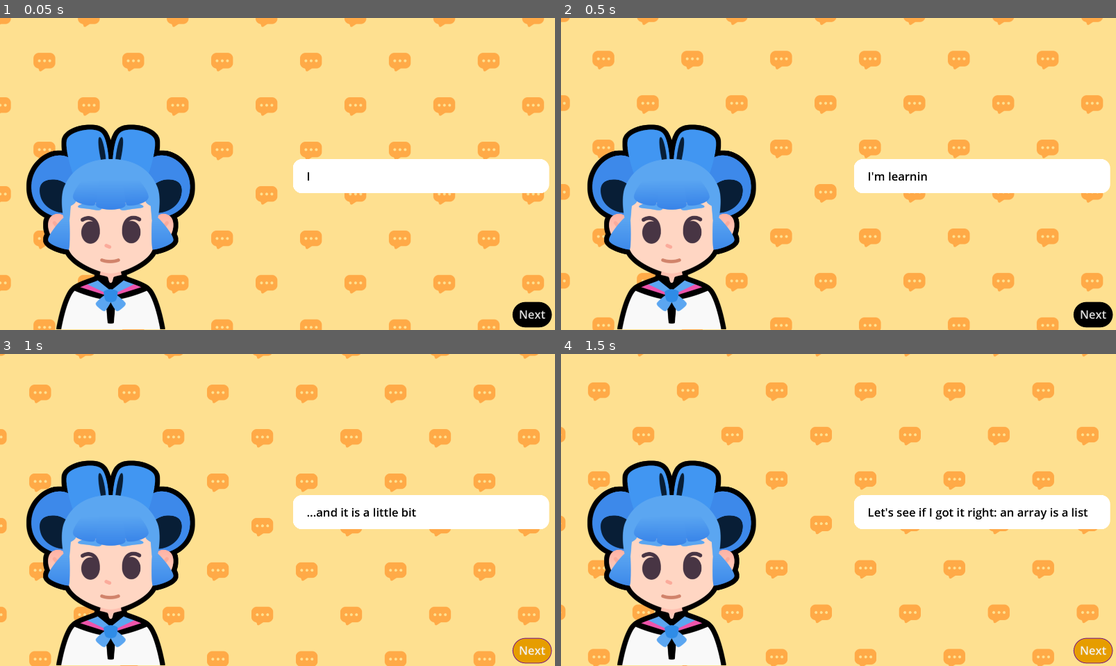
Above: before the commit, frames 1-4 (two rows, left to right).
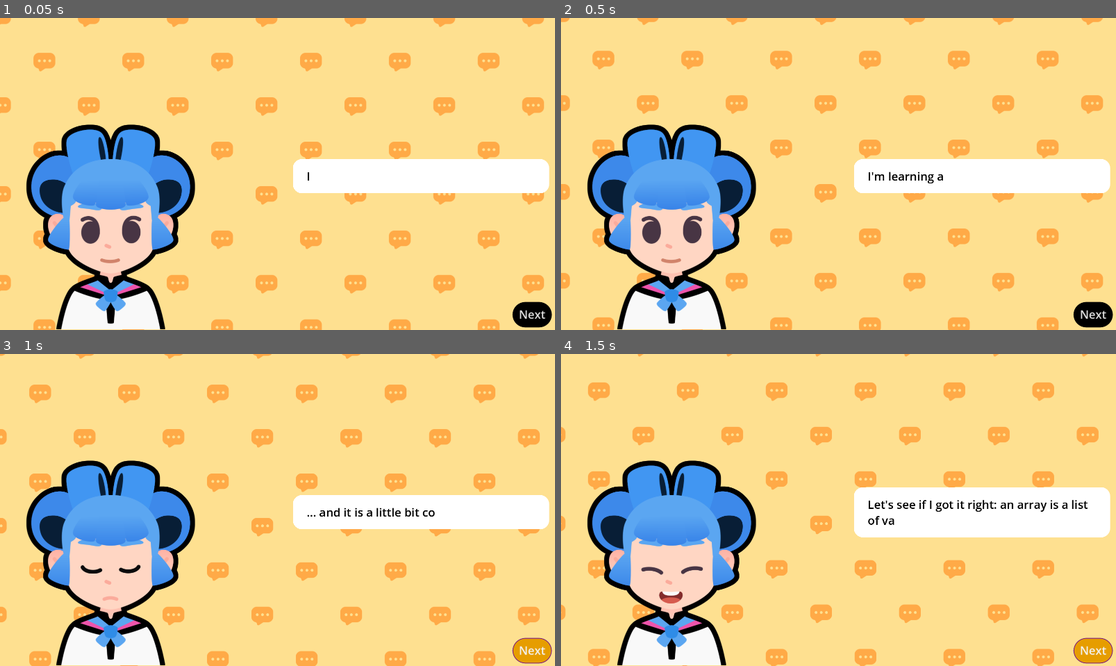
Above: after the commit, the same moments.

Repository: yangying-liu/2D-GameDev-Course-12-
Game: Godot game, scene res://lessons/dialogue.tscn
Same seed, same stepped clock (60 frames per second), same inputs: the game is played once before the commit and once after it. Sound files missing from this copy of the repository are replaced by a short silence.
Inputs:
- Up to frame 1 (0.05 s): no input
- Up to frame 2 (0.5 s): no input
- Up to frame 3 (1 s): click "Next" at 0.5 s
- Up to frame 4 (1.5 s): click "Next" at 1.25 s

Frame 1 is identical in both runs. In frame 2, less than 0.1% of the frame differs, in the area x 66-69%, y 50-54%; in frame 3, 0.9%; in frame 4, 3.9%, in the area x 14-99%, y 42-80%.

Commit message:
L10 completed

Diff:
--- a/learn-2d-gamedev-godot-4-0.13.0-macos/M07.telling_a_story_workbook/lessons/dialogue.gd
+++ b/learn-2d-gamedev-godot-4-0.13.0-macos/M07.telling_a_story_workbook/lessons/dialogue.gd
@@ -3,43 +3,73 @@
 @onready var rich_text_label: RichTextLabel = %RichTextLabel
 @onready var next_button: Button = %NextButton
 @onready var audio_stream_player: AudioStreamPlayer = %AudioStreamPlayer
+@onready var body: TextureRect = %Body
+@onready var expression: TextureRect = %Expression
 
-var charcter_name := "Sophia"
+var expressions := {
+	"happy": preload ("res://assets/emotion_happy.png"),
+	"regular": preload ("res://assets/emotion_regular.png"),
+	"sad": preload ("res://assets/emotion_sad.png"),
+}
 
-## An array of strings. Each string contains the text we want the character to
-##say.
-var dialogue_items: Array[String] = [
-	"I'm learning about Arrays...",
-	"...and it is a little bit complicated.",
-	"Let's see if I got it right: an array is a list of values!",
-	"Did I get it right? Did I?",
-	"Hehe! Bye bye~!",
-]
-
-## Holds the index of the currently displayed text
 var current_item_index := 0
 
-func show_text() -> void:
-	var current_item := dialogue_items[current_item_index]
-	rich_text_label.text = current_item
-	rich_text_label.visible_ratio = 0.0
-
-	var tween := create_tween()
-	var text_appearing_duration := 1.2
-	tween.tween_property(rich_text_label, "visible_ratio", 1.0, text_appearing_duration)
-
-	var sound_max_length := audio_stream_player.stream.get_length() - text_appearing_duration
-
-	var sound_start_position := randf() * sound_max_length
-	audio_stream_player.play(sound_start_position)
-	tween.finished.connect(audio_stream_player.stop)
+## An array of dictionaries. Each dictionary has two properties:
+## - expression: a [code]Texture[/code] containing an expression
+## - text: a [code]String[/code] containing the text the character says
+var dialogue_items: Array[Dictionary] = [
+	{
+		"expression": expressions["regular"],
+		"text": "I'm learning about Arrays..."
+	},
+	{
+		"expression": expressions["sad"],
+		"text": "... and it is a little bit complicated."
+	},
+	{
+		"expression": expressions["happy"],
+		"text": "Let's see if I got it right: an array is a list of values!",
+	},
+	{
+		"expression": expressions["regular"],
+		"text": "Did I get it right? Did I?",
+	},
+	{
+		"expression": expressions["happy"],
+		"text": "Hehe! Bye bye~!",
+	},
+]
 
 func _ready() -> void:
 	show_text()
 	next_button.pressed.connect(advance)
 
+## Draws the current text to the rich text element
+func show_text() -> void:
+	# We retrieve the current dictionary from the array and assign its
+	# properties to the UI elements.
+	var current_item := dialogue_items[current_item_index]
+	rich_text_label.text = current_item["text"]
+	expression.texture = current_item["expression"]
+	# We animate the text appearing letter by letter.
+	rich_text_label.visible_ratio = 0.0
+	var tween := create_tween()
+	var text_appearing_duration := 1.0
+	tween.tween_property(rich_text_label, "visible_ratio", 1.0, text_appearing_duration)
+
+	# This is where we play the audio. We randomize the audio playback's start
+	# time to make it sound different every time.
+	var sound_max_length := audio_stream_player.stream.get_length() - text_appearing_duration
+	var sound_start_position := randf() * sound_max_length
+	audio_stream_player.play(sound_start_position)
+	# We stop the audio when the text finishes appearing.
+	tween.finished.connect(audio_stream_player.stop)
+
+
 func advance() -> void:
 	current_item_index += 1
+	# If we reached the end of the dialogue, we quit the game. Otherwise, we
+	# show the next dialogue line.
 	if current_item_index == dialogue_items.size():
 		get_tree().quit()
 	else:
--- a/learn-2d-gamedev-godot-4-0.13.0-macos/M07.telling_a_story_workbook/lessons/dialogue.tscn
+++ b/learn-2d-gamedev-godot-4-0.13.0-macos/M07.telling_a_story_workbook/lessons/dialogue.tscn
@@ -25,7 +25,7 @@
 theme = ExtResource("1_dbcc6")
 script = ExtResource("2_4aadv")
 
-[node name="ColorRect" type="ColorRect" parent="."]
+[node name="Background" type="ColorRect" parent="."]
 material = SubResource("ShaderMaterial_e1gnp")
 layout_mode = 1
 anchors_preset = 15
@@ -35,6 +35,7 @@
 grow_vertical = 2
 
 [node name="Body" type="TextureRect" parent="."]
+unique_name_in_owner = true
 layout_mode = 1
 anchors_preset = -1
 anchor_right = 0.446
@@ -47,7 +48,8 @@
 expand_mode = 1
 stretch_mode = 5
 
-[node name="TextureRect" type="TextureRect" parent="Body"]
+[node name="Expression" type="TextureRect" parent="Body"]
+unique_name_in_owner = true
 layout_mode = 1
 anchors_preset = -1
 anchor_top = 0.044
--- a/learn-2d-gamedev-godot-4-0.13.0-macos/M07.telling_a_story_workbook/practices/L10.P1.image_slideshow/image_slideshow.gd
+++ b/learn-2d-gamedev-godot-4-0.13.0-macos/M07.telling_a_story_workbook/practices/L10.P1.image_slideshow/image_slideshow.gd
@@ -23,6 +23,7 @@
 
 # Increments the index each time is called.
 func advance() -> void:
+	item_index += 1
 	# make sure to increment the `item_index`
 	if item_index >= items.size():
 		item_index = 0
--- a/learn-2d-gamedev-godot-4-0.13.0-macos/M07.telling_a_story_workbook/practices/L10.P1.image_slideshow/image_slideshow.tscn
+++ b/learn-2d-gamedev-godot-4-0.13.0-macos/M07.telling_a_story_workbook/practices/L10.P1.image_slideshow/image_slideshow.tscn
@@ -1,13 +1,14 @@
-[gd_scene load_steps=5 format=3]
+[gd_scene load_steps=5 format=3 uid="uid://dr7ftgp72lsm3"]
 
-[ext_resource type="Material" path="res://practices/L10.P1.image_slideshow/assets/practice_background_material.tres" id="1_44tli"]
-[ext_resource type="Theme" path="res://practices/L10.P1.image_slideshow/assets/practice_exercises_theme.tres" id="2_2npnr"]
+[ext_resource type="Material" uid="uid://bh6iut4pkigwe" path="res://practices/L10.P1.image_slideshow/assets/practice_background_material.tres" id="1_44tli"]
+[ext_resource type="Theme" uid="uid://dfvhb11alilgu" path="res://practices/L10.P1.image_slideshow/assets/practice_exercises_theme.tres" id="2_2npnr"]
 [ext_resource type="Script" path="res://practices/L10.P1.image_slideshow/image_slideshow.gd" id="3_gqxvp"]
 
 [sub_resource type="CanvasTexture" id="CanvasTexture_lh885"]
 
 [node name="ImageSlideshow" type="ColorRect"]
 material = ExtResource("1_44tli")
+anchors_preset = 15
 anchor_right = 1.0
 anchor_bottom = 1.0
 grow_horizontal = 2
--- a/learn-2d-gamedev-godot-4-0.13.0-macos/M07.telling_a_story_workbook/practices/L10.P2.party_members/party_members.tscn
+++ b/learn-2d-gamedev-godot-4-0.13.0-macos/M07.telling_a_story_workbook/practices/L10.P2.party_members/party_members.tscn
@@ -1,11 +1,12 @@
-[gd_scene load_steps=4 format=3]
+[gd_scene load_steps=4 format=3 uid="uid://b4tdfuvc1rdby"]
 
-[ext_resource type="Material" path="res://practices/L10.P2.party_members/assets/practice_background_material.tres" id="1_fwtpf"]
-[ext_resource type="Theme" path="res://practices/L10.P2.party_members/assets/practice_exercises_theme.tres" id="2_5ab30"]
+[ext_resource type="Material" uid="uid://dvpewvoevfv4i" path="res://practices/L10.P2.party_members/assets/practice_background_material.tres" id="1_fwtpf"]
+[ext_resource type="Theme" uid="uid://cikdnop5etmcl" path="res://practices/L10.P2.party_members/assets/practice_exercises_theme.tres" id="2_5ab30"]
 [ext_resource type="Script" path="res://practices/L10.P2.party_members/party_members.gd" id="3_5t66m"]
 
 [node name="PartyMembers" type="ColorRect"]
 material = ExtResource("1_fwtpf")
+anchors_preset = 15
 anchor_right = 1.0
 anchor_bottom = 1.0
 grow_horizontal = 2
